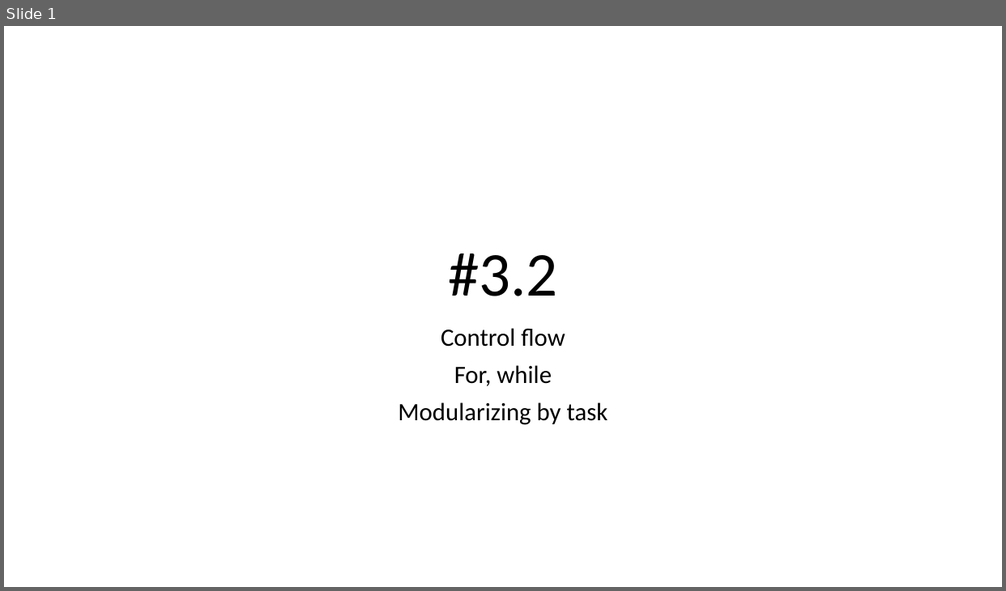
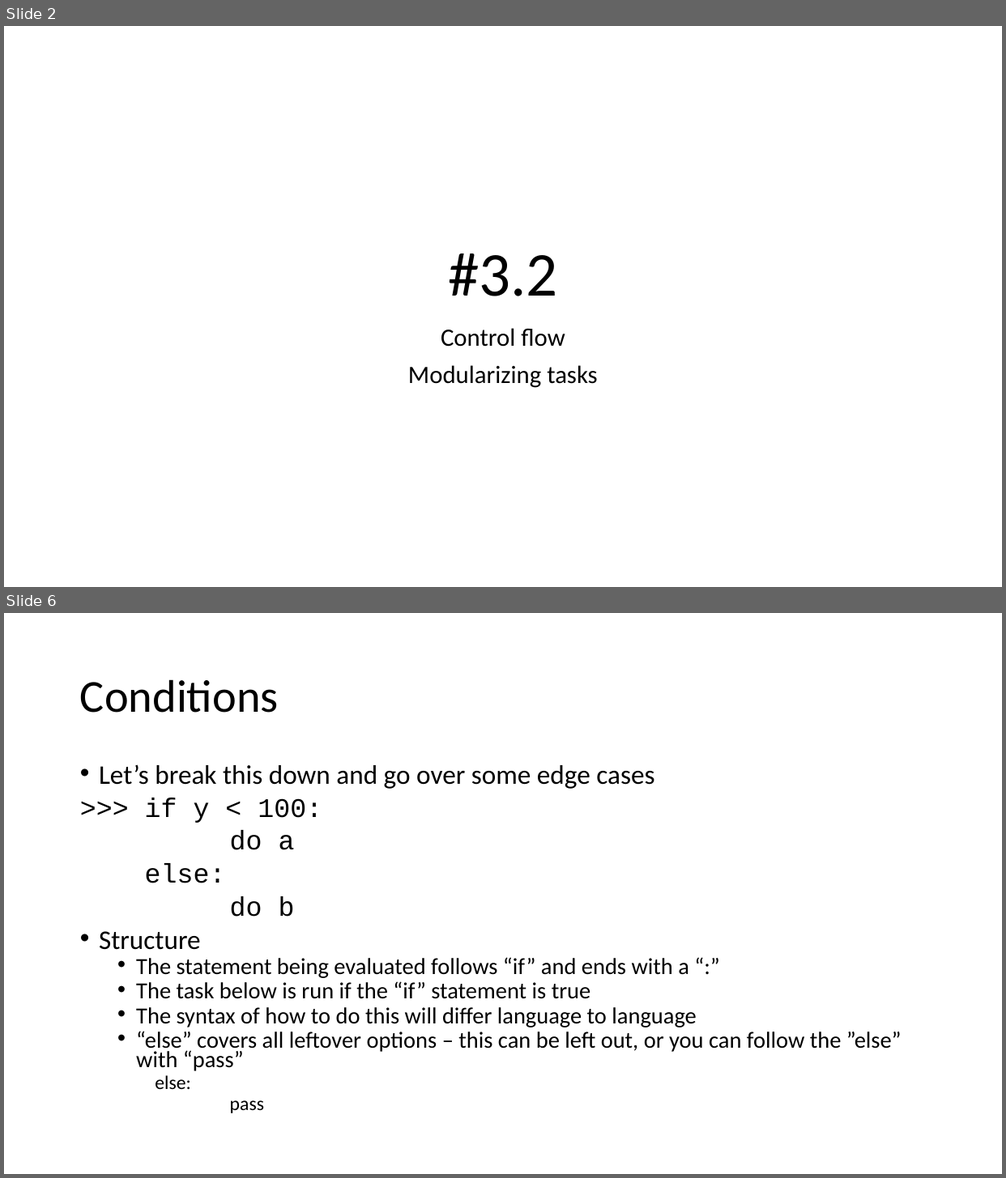
Before and after one commit to j-berg/bioinformatics-bootcamp, a slide deck: class_3_2/class_3_2.pptx. Shown one above the other, each under a label of ours: slide 1 before the commit, slides 2 and 6 after it; the slides between them are not shown. The pictures are 1006x591 and 1006x1178 pixels, drawn with LibreOffice and Linux fonts; fonts in the diff are those of the drawing. Boxes give left, top, right and bottom in pixels: in the first picture for what was removed or moved away, otherwise in the second. Text is boxed around its words. In the diff, an @@ line names an element or a change of style, - is before the commit and + after.

```diff
--- a/class_3_2/class_3_2.pptx
+++ b/class_3_2/class_3_2.pptx
@@ slide 6 added at (x1=4, y1=613, x2=1002, y2=1174), background #FFFFFF @@
@@ title added at (x1=80, y1=679, x2=279, y2=713), 44 pt, text #000000 @@
+Conditions
@@ text added at (x1=99, y1=764, x2=901, y2=1114), 22.2 pt, text #000000 @@
+• Let’s break this down and go over some edge cases
+>>> if y < 100:
+do a
+else:
+do b
+• Structure
+  • The statement being evaluated follows “if” and ends with a “:”
+  • The task below is run if the “if” statement is true
+  • The syntax of how to do this will differ language to language
+  • “else” covers all leftover options – this can be left out, or you can follow the ”else” with “pass”
+    else:
+    pass
@@ what was slide 1 is now slide 2 @@
@@ slide 2 changed as well @@
@@ subtitle at (x1=408, y1=365, x2=598, y2=388): text changed @@
-For, while
-Modularizing by task
+Modularizing tasks
```
Also in this commit, not shown: 14 other slides added, 5 other files.
